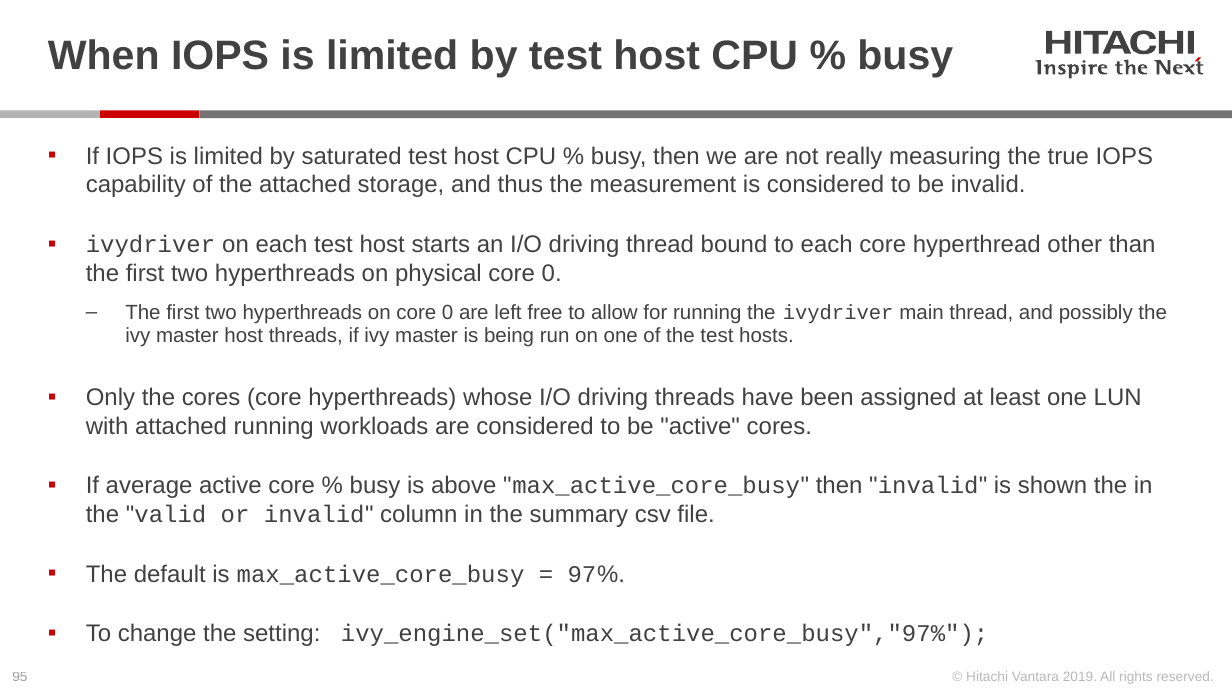
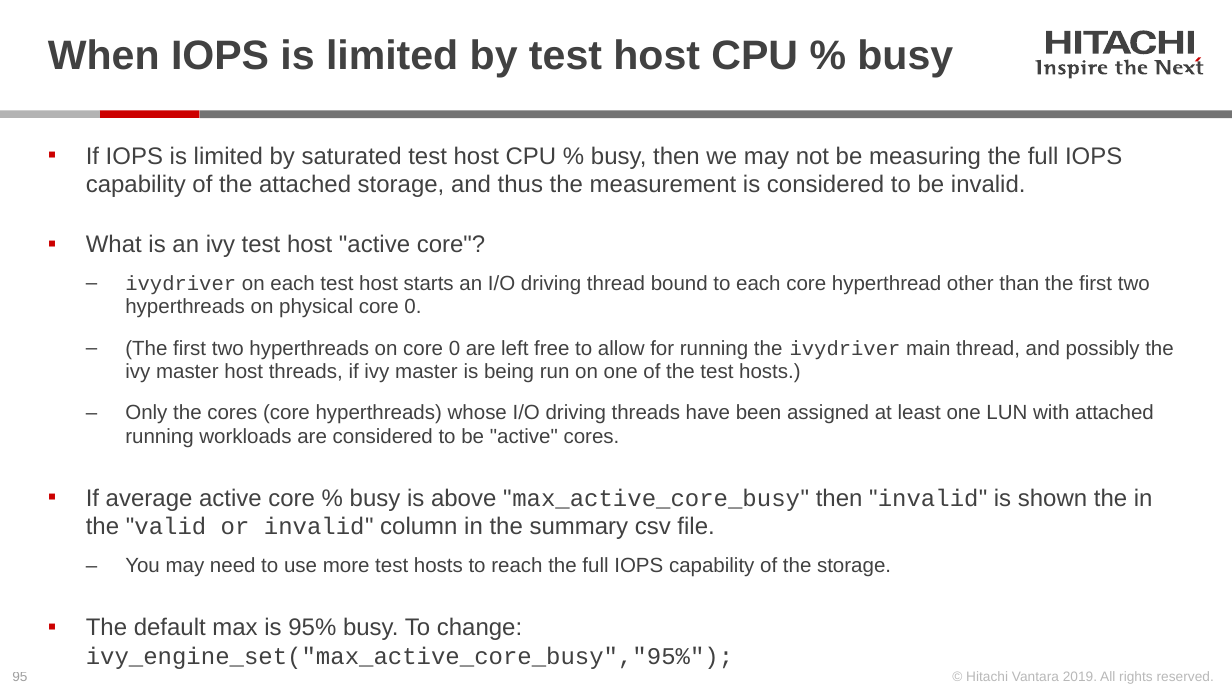
Before and after one commit to Hitachi-Data-Systems/ivy, a slide deck: slide 95 of doc/Programming the ivy engine.pptx. Drawn at 1232x693 pixels with LibreOffice and Linux fonts; fonts in the diff are those of the drawing. Boxes give left, top, right and bottom in pixels: in the first picture for what was removed or moved away, otherwise in the second. Text is boxed around its words. In the diff, an @@ line names an element or a change of style, - is before the commit and + after.

Commit message:
ivy version 3.33.11
1) Previously, ivydriver was formatting all the workload detail lines first, and then sending them.
   Now, ivydriver sends each detail line as it is formatted, allowing ivy's pipe_driver_subthread
   to parse them in parallel, reducing "sendup time".

2) Since most of the "protocol time" is consumed in formatting and sending up the detail lines,
   now an error saying to use a longer subinterval is only issued if sending up takes over 3/4 of a subinterval.

3) The times ivydriver takes to format a subinterval's IosequencerInput and SubintervalOutput objects
   are now recorded and displayed in the "latencies" csv files.

4) The limit for max active core % busy changed from 97% to 95%.  If above the limit, the user is
   advised to use more test hosts to uncover the full IOPS potential of the storage.

```diff
--- a/doc/Programming the ivy engine.pptx
+++ b/doc/Programming the ivy engine.pptx
@@ text at [86,146,1122,257]: text changed @@
-▪ If IOPS is limited by saturated test host CPU % busy, then we are not really measuring the true IOPS capability of the attached storage, and thus the measurement is considered to be invalid.
+▪ If IOPS is limited by saturated test host CPU % busy, then we may not be measuring the full IOPS capability of the attached storage, and thus the measurement is considered to be invalid.
+▪ What is an ivy test host "active core"?
@@ text at [125,275,1154,448]: size 14 to 12 pt in "ivydriver on each test host starts an ...", "Only the cores (core hyperthreads) whose I/O ..."; bullet ▪ to ‒; list level 1 to 2 in "ivydriver on each test host ..."; line spacing 1 to 0.95; list level 1 to 2 in "Only the cores (core hyperthreads) ..." @@
@@ text at [125,340,1173,383]: text changed @@
-  ‒ The first two hyperthreads on core 0 are left free to allow for running the ivydriver main thread, and possibly the ivy master host threads, if ivy master is being run on one of the test hosts.
+  ‒ (The first two hyperthreads on core 0 are left free to allow for running the ivydriver main thread, and possibly the ivy master host threads, if ivy master is being run on one of the test hosts.)
@@ text at [86,557,891,669]: text changed; font Courier New to Arial @@
-▪ The default is max_active_core_busy = 97%.
-▪ To change the setting: ivy_engine_set("max_active_core_busy","97%");
+  ‒ You may need to use more test hosts to reach the full IOPS capability of the storage.
+▪ The default max is 95% busy. To change: ivy_engine_set("max_active_core_busy","95%");
```
Also in this commit, not shown: 1 other slide changed, 8 other files.
